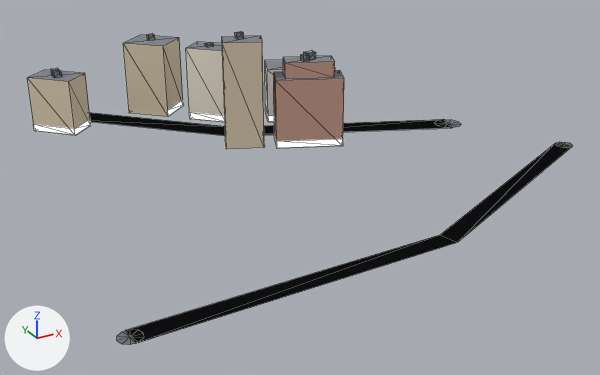
The glTF model apps/client/public/cities/moscow_synth/tiles/1_3.glb as it was, and as the next commit left it.
Both versions are drawn from a 50 mm lens placed at (195.0, -1184.0, 136.0), pointed at (355.0, -892.0, -10.0). Lighting does not change. The marker at lower left points along +X, +Y and +Z. The picture after the commit comes second. Mesh edges are drawn as thin lines. Vertices at exactly the same position are counted once.
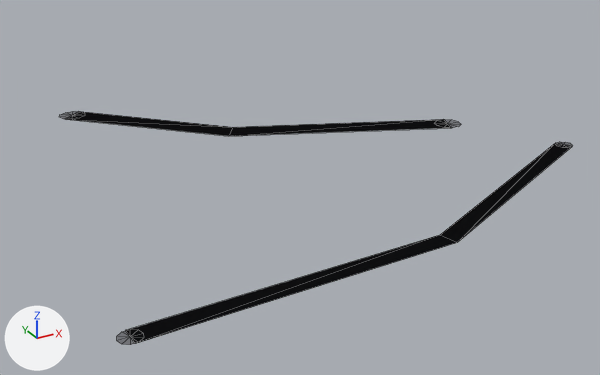
The change, as a diff of the scene's bpy script:
```diff
--- a/apps/client/public/cities/moscow_synth/tiles/1_3.glb.py
+++ b/apps/client/public/cities/moscow_synth/tiles/1_3.glb.py
@@ me_mesh_0 @@
 # used by ob_mesh_0; location = (0.0, 0.0, 0.0)
-me_mesh_0.from_pydata(...)  # 236 vertices, 228 faces; spans x 246.0..479.0, y -986.0..-770.0, z 0.0..52.0
+me_mesh_0.from_pydata(...)  # 56 vertices, 48 faces; spans x 246.0..479.0, y -986.0..-770.0, z 0.0
+# me_mesh_0 part 1: 30 loose pieces with 180 vertices, spanning x 265.0..407.0, y -880.0..-773.0, z 0.0..52.0, are deleted
 me_mesh_0.materials.append(mat_road)
-me_mesh_0.materials.append(mat_facade)
-me_mesh_0.materials.append(mat_roof)
-me_mesh_0.materials.append(mat_shop)
```

What differs and where, as boxes [x1, y1, x2, y2] in the pictures (600 x 375 px):
'Mesh_0', reshaped (6% narrower, 25% shorter): before [27, 31, 573, 345]; after [60, 111, 573, 345]
part 1 of me_mesh_0, deleted: before [27, 31, 344, 149]
